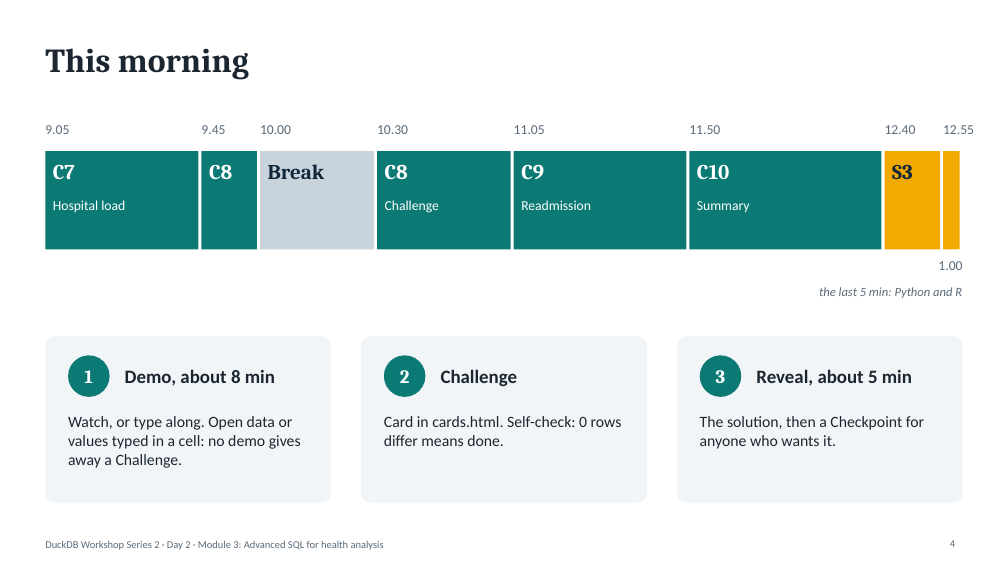
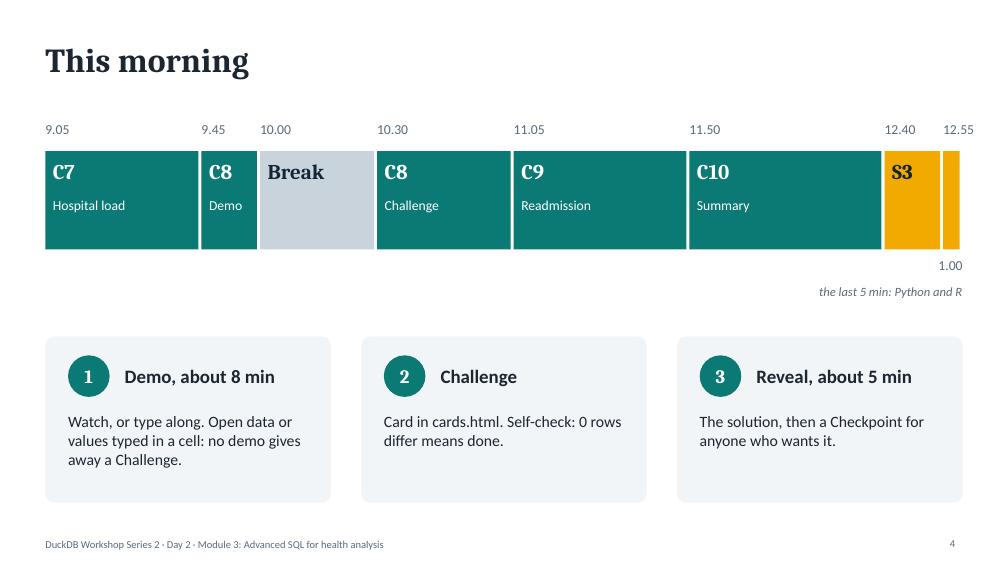
Before and after one commit to drmayu7/duckdb_advance_workshop, a slide deck: slide 4 of handouts/m3.pptx. Drawn at 1008x567 pixels with LibreOffice and Linux fonts; fonts in the diff are those of the drawing. Boxes give left, top, right and bottom in pixels: in the first picture for what was removed or moved away, otherwise in the second. Text is boxed around its words. In the diff, an @@ line names an element or a change of style, - is before the commit and + after.

```diff
--- a/handouts/m3.pptx
+++ b/handouts/m3.pptx
@@ text added at bbox=[209, 201, 242, 210], 13 pt, text #FFFFFF @@
+Demo
```
Also in this commit, not shown: 1 other slide changed, 7 other files.
